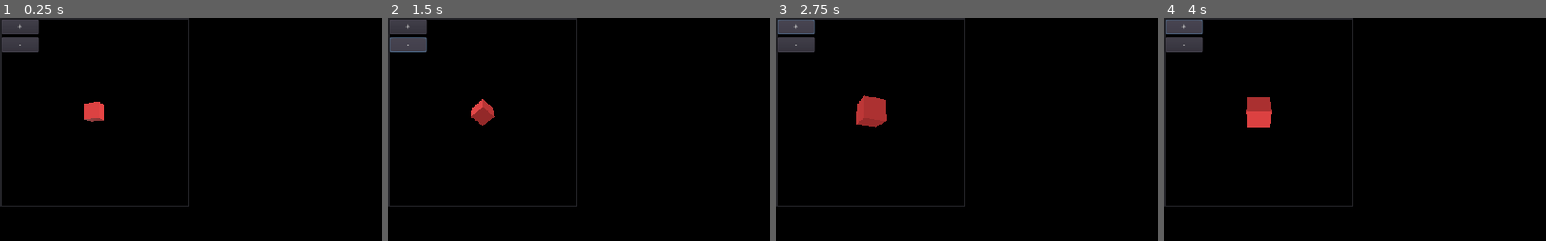
Above: before the commit, frames 1-4 (left to right).
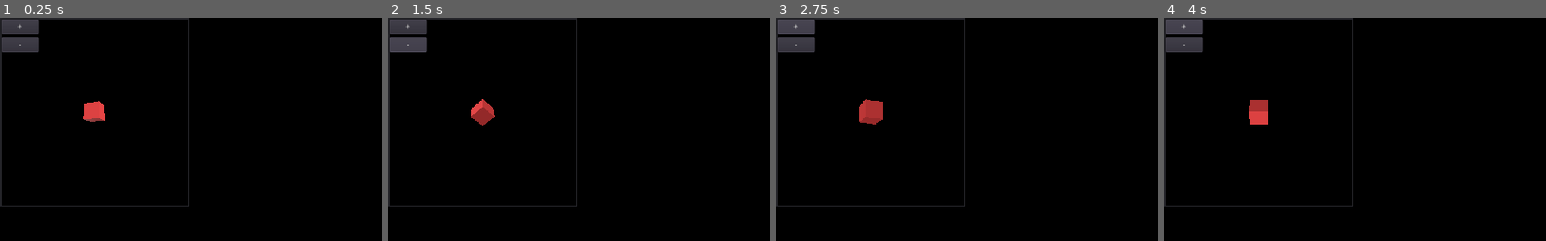
Above: after the commit, the same moments.

Repository: voxelv/blockbeat
Game: Godot game, scene res://main/main.tscn
The game is run twice, just before and just after one commit, with the same random seed, the same clock (stepped at 60 frames per second) and the same inputs.
Inputs:
- Up to frame 1 (0.25 s): no input
- Up to frame 2 (1.5 s): click "+" at 0.5 s; click "-" at 1.25 s
- Up to frame 3 (2.75 s): click "+" at 2 s
- Up to frame 4 (4 s): click "-" at 2.75 s; click "+" at 3.5 s
The pictures show only the part of the screen within x 0-50%, y 0-50%; the shares and areas given below are measured in that part.

The runs differ from the first frame. In frame 1, less than 0.1% of the frame differs, in the area x 21-28%, y 37-47%; in frame 2, less than 0.1%; in frame 3, 0.4%, in the area x 0-29%, y 0-50%; in frame 4, 0.4%.

Commit message:
auto zooming to sizes, randomized shape on enter key (for now)

Diff:
--- a/src/main/goal_shape/goal_camera.gd
+++ b/src/main/goal_shape/goal_camera.gd
@@ -5,7 +5,7 @@
 # zoom settings
 export (float) var max_zoom = 3.0
 export (float) var min_zoom = 0.4
-export (float, 0.05, 1.0) var zoom_speed = 0.5
+export (float, 0.05, 1.0) var zoom_speed = 0.2
 
 var zoom = (max_zoom - min_zoom) / 2.0 + min_zoom
 
@@ -28,3 +28,6 @@
 
 func _on_decrease_zoom_button_pressed():
 	set_zoom(zoom + zoom_speed)
+
+func set_zoom_for_size(size:int):
+	set_zoom({shapes_lib.SIZE.THREE: 0.9, shapes_lib.SIZE.FIVE: 1.5, shapes_lib.SIZE.SEVEN: 2.2}[size])
--- a/src/main/main.gd
+++ b/src/main/main.gd
@@ -1,12 +1,17 @@
 extends Node
 const _shape_manager_pre = preload("res://main/shape_manager.gd")
+const _goal_camera_pre = preload("res://main/goal_shape/goal_camera.gd")
 onready var goal_shape = find_node("goal_shape") as _shape_manager_pre
 onready var player_shape = find_node("player_shape") as _shape_manager_pre
+onready var goal_camera = find_node("goal_camera") as _goal_camera_pre
 
 func _ready():
 	pass
 
 func _process(delta):
 	if Input.is_action_just_pressed("ui_accept"):
-		print("ui_accept")
-		pass
+		var size = shapes_lib.SIZE.values()[randi() % (shapes_lib.SIZE.keys().size()-1) + 1]
+		var shape_list = shapes_lib.shapes[size]
+		var shape_data = shape_list[randi() % shape_list.size()]
+		goal_shape.set_shape(shape_data)
+		goal_camera.set_zoom_for_size(size)
--- a/src/main/main.tscn
+++ b/src/main/main.tscn
@@ -76,12 +76,14 @@
 [node name="increase_zoom_button" type="Button" parent="Control2/MarginContainer/Control/VBoxContainer"]
 margin_right = 50.0
 margin_bottom = 20.0
+focus_mode = 0
 text = "+"
 
 [node name="decrease_zoom_button" type="Button" parent="Control2/MarginContainer/Control/VBoxContainer"]
 margin_top = 24.0
 margin_right = 50.0
 margin_bottom = 44.0
+focus_mode = 0
 text = "-"
 [connection signal="pressed" from="Control2/MarginContainer/Control/VBoxContainer/increase_zoom_button" to="Control2/MarginContainer/Control/ViewportContainer/Viewport/Spatial/goal_camera" method="_on_increase_zoom_button_pressed"]
 [connection signal="pressed" from="Control2/MarginContainer/Control/VBoxContainer/decrease_zoom_button" to="Control2/MarginContainer/Control/ViewportContainer/Viewport/Spatial/goal_camera" method="_on_decrease_zoom_button_pressed"]
--- a/src/main/shape_manager.gd
+++ b/src/main/shape_manager.gd
@@ -41,5 +41,8 @@
 	return(face)
 
 func set_shape(shape_data):
+	for pos in cubes.keys():
+		cubes[pos].queue_free()
+		cubes.erase(pos)
 	for v in shape_data:
-		pass
+		place_cube(Vector3(v[0], v[1], v[2]))
--- a/src/util/autoload/shapes_lib.gd
+++ b/src/util/autoload/shapes_lib.gd
@@ -1,8 +1,14 @@
 extends Node
 
 enum BLOCK {NON, RED}
+enum SIZE {	NONE,
+			THREE,
+			FIVE,
+			SEVEN,
+#			NINE
+			}
 
-var shapes_3 = {
+var _shapes_3 = {
 	0: [[0, 0, 0]],
 	1: [[0, 0, 0],[0, 0, 1],[-1, 0, 0],[0, 0, -1],[1, 0, 0]],
 	2: [[0, 0, 0],[0, 0, 1],[-1, 0, 0],[0, 1, 0]],
@@ -15,7 +21,7 @@
 	9: [[-1, 0, 0],[0, -1, 0],[1, 0, 0],[0, 0, 0],[0, 1, 0]],
 }
 
-var shapes_5 = {
+var _shapes_5 = {
 	0: [[-1, 0, 0],[0, -1, 0],[1, 0, 0],[0, 0, 0],[0, 1, 0],[0, 0, 1],[0, 0, 2],[2, 0, 0],[0, 0, -1],[0, 0, -2],[0, -2, 0],[-2, 0, 0],[0, 2, 0]],
 	1: [[0, 0, 2],[2, 0, 0],[0, 0, -2],[0, -2, 0],[0, 2, 0],[2, 0, 2],[2, 0, -2],[-2, 0, -2],[-2, 0, 0],[-2, 0, 2]],
 	2: [[0, 0, 2],[0, 0, -2],[0, -2, 0],[0, 2, 0],[0, 0, 0],[0, 2, 1],[0, 2, 2],[0, 1, 2],[0, 2, -1],[0, 2, -2],[0, 1, -2],[0, -1, 2],[0, -2, 2],[0, -2, 1],[0, -2, -1],[0, -1, -2],[0, -2, -2]],
@@ -28,7 +34,7 @@
 	9: [[0, 0, 0],[-2, 2, -2],[-2, 2, 2],[-2, -2, 2],[-2, -2, -2],[2, -2, -2],[2, 2, -2],[2, 2, 2],[2, -2, 2]],
 }
 
-var shapes_7 = {
+var _shapes_7 = {
 	0: [[0, 0, 0],[-3, 3, 3],[-3, 3, -3],[-3, -3, 3],[-3, -3, -3],[3, -3, -3],[3, -3, 3],[3, 3, -3],[3, 3, 3],[1, -1, -1],[2, -2, -2],[1, -1, 1],[2, -2, 2],[-1, -1, 1],[-2, -2, 2],[-1, -1, -1],[-2, -2, -2],[-1, 1, -1],[-1, 1, 1],[1, 1, 1],[1, 1, -1],[2, 2, -2],[-2, 2, -2],[-2, 2, 2],[2, 2, 2]],
 	1: [[0, 0, 3],[0, 0, -3],[0, -1, 2],[0, -2, 1],[0, -3, 0],[0, -1, -2],[0, -2, -1],[0, 1, 3],[0, 2, 3],[0, 2, 0],[0, 3, …(250 unchanged characters)…
 	2: [[0, 0, 3],[0, 0, -3],[0, -1, 2],[0, -2, 1],[0, -3, 0],[0, -1, -2],[0, -2, -1],[0, 1, 2],[0, 3, 0],[0, 2, 1],[0, 1, …(574 unchanged characters)…
@@ -43,6 +49,14 @@
 
 #var shapes_9 = {}
 
+var shapes = {
+	SIZE.NONE:[],
+	SIZE.THREE:_shapes_3,
+	SIZE.FIVE:_shapes_5,
+	SIZE.SEVEN: _shapes_7,
+#	SIZE.NINE: _shapes_9,
+}
+
 func cubes_match(d1:Dictionary, d2:Dictionary):
 	var c1 = d1.keys()
 	var c2 = d2.keys()
